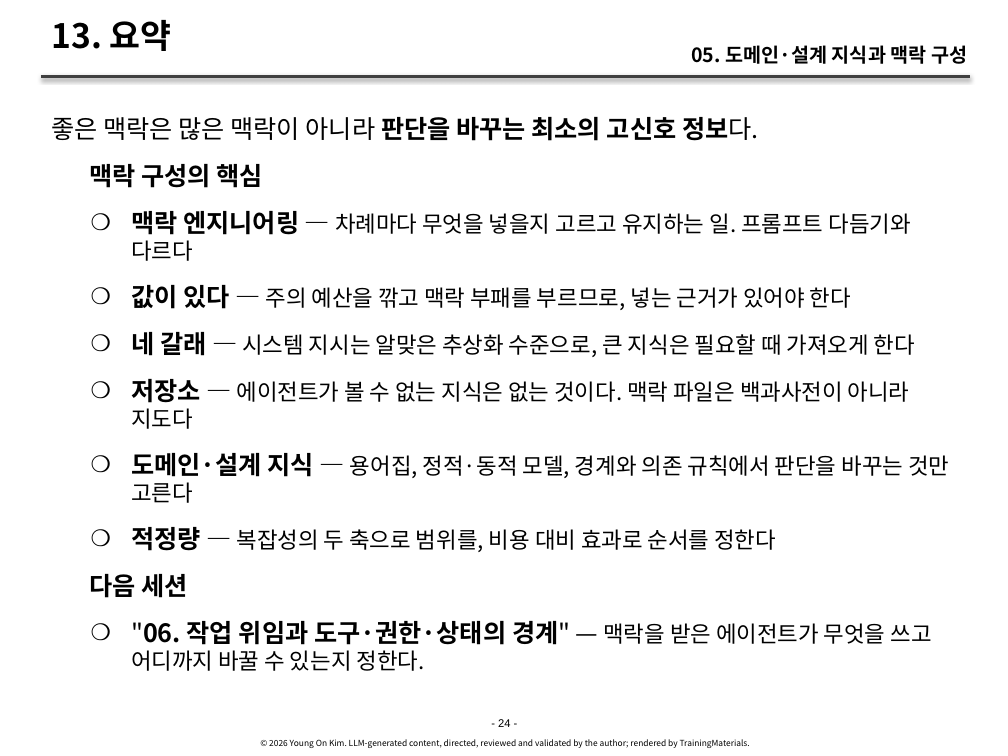
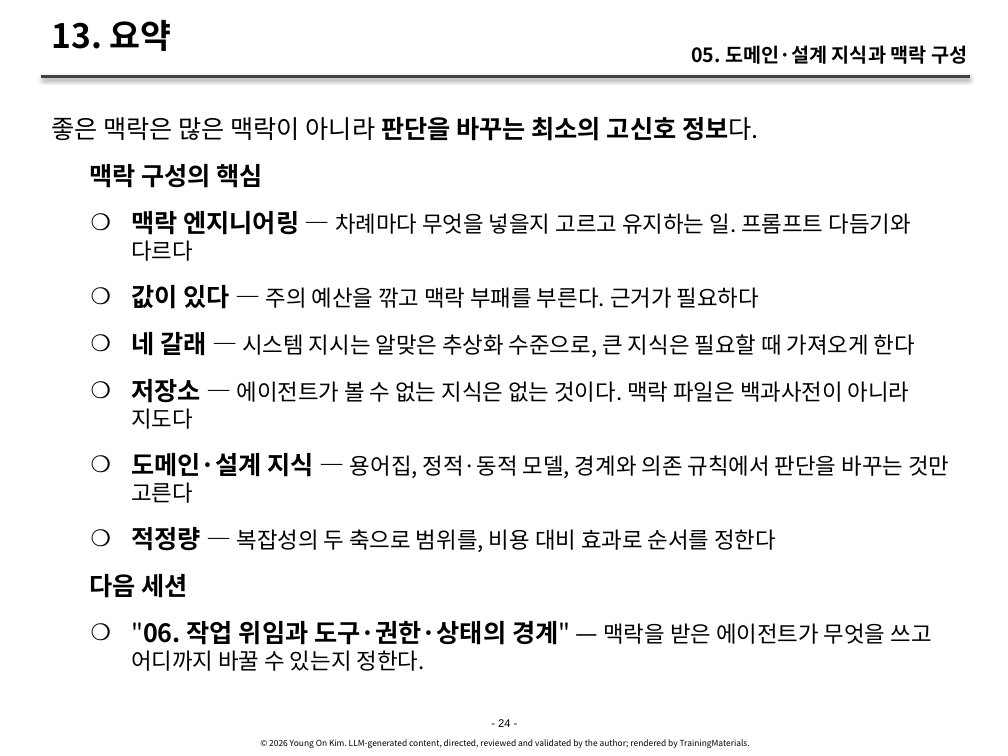
Before and after one commit to YoungSan77/TrainingMaterials, a slide deck: slide 24 of courses/ai-native/sessions/s05.pptx. Drawn at 1008x756 pixels with LibreOffice and Linux fonts; fonts in the diff are those of the drawing. Boxes give left, top, right and bottom in pixels: in the first picture for what was removed or moved away, otherwise in the second. Text is boxed around its words. In the diff, an @@ line names an element or a change of style, - is before the commit and + after.

```diff
--- a/courses/ai-native/sessions/s05.pptx
+++ b/courses/ai-native/sessions/s05.pptx
@@ text at <box>131,285,759,309</box>: text changed @@
-    ❍ 값이 있다 — 주의 예산을 깎고 맥락 부패를 부르므로, 넣는 근거가 있어야 한다
+    ❍ 값이 있다 — 주의 예산을 깎고 맥락 부패를 부른다. 근거가 필요하다
```
Also in this commit, not shown: 2 other slides changed, 29 other files.
